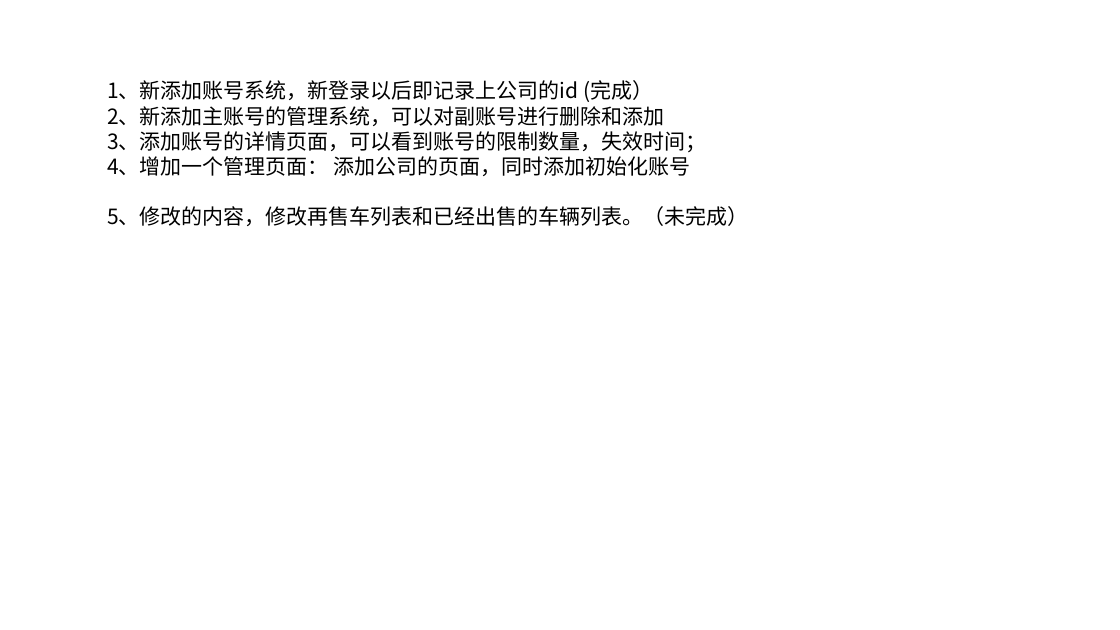
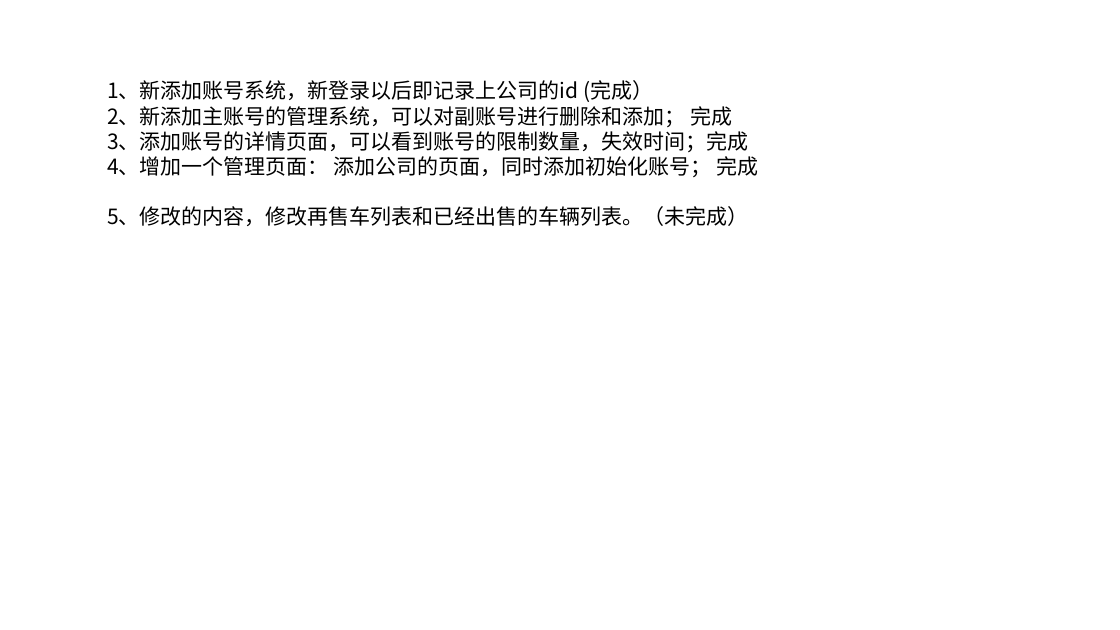
Before and after one commit to Jarrettluo/vehicle-management-platform, a slide deck: slide 28 of 设计.pptx. Drawn at 1120x630 pixels with LibreOffice and Linux fonts; fonts in the diff are those of the drawing. Boxes give left, top, right and bottom in pixels: in the first picture for what was removed or moved away, otherwise in the second. Text is boxed around its words. In the diff, an @@ line names an element or a change of style, - is before the commit and + after.

Commit message:
增加试用页面

```diff
--- a/设计.pptx
+++ b/设计.pptx
@@ text at (107,106,758,177): text changed @@
-2、新添加主账号的管理系统，可以对副账号进行删除和添加
-3、添加账号的详情页面，可以看到账号的限制数量，失效时间；
-4、增加一个管理页面： 添加公司的页面，同时添加初始化账号
+2、新添加主账号的管理系统，可以对副账号进行删除和添加； 完成
+3、添加账号的详情页面，可以看到账号的限制数量，失效时间；完成
+4、增加一个管理页面： 添加公司的页面，同时添加初始化账号； 完成
```
Also in this commit, not shown: 1 other slide changed, 1 slide added, 8 other files.
